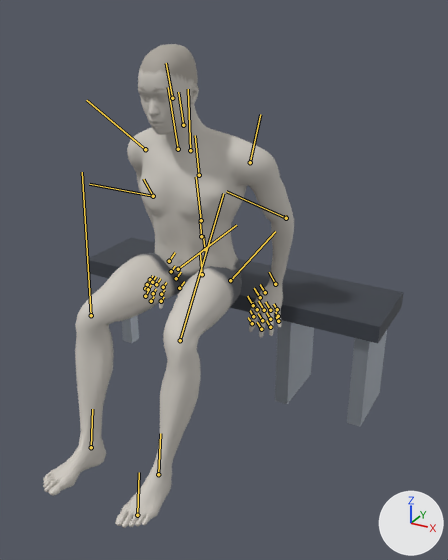
Renders of the glTF model exports/bench-dip.glb from each side of a commit.
Before and after are seen from a camera (50 mm lens) standing at (1.09, -1.91, 1.45) and looking at (0.16, -0.22, 0.61). Lighting does not change. The marker at lower right points along +X, +Y and +Z. The first picture is the older version. Both versions are drawn at frame 16 of the action 'bench-dip'; the numbers are the values there. The bones that change, and the others that lie on the model, are drawn over the model as lines.
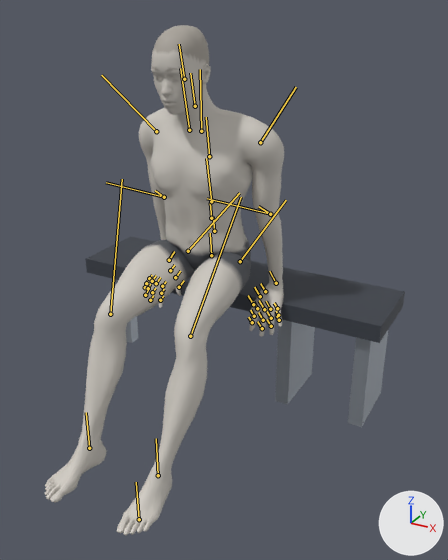
ob_props is not drawn itself; it is the parent of ob_bench.

Location of each change, (x1, y1, x2, y2) in pixels of the pictures (448 x 560 px):
```json
{"object": "Mesh_0", "change": "posed", "before": [43, 44, 294, 528], "after": [45, 25, 284, 536]}
{"object": "Mesh_1", "change": "posed", "before": [267, 271, 403, 343], "after": [268, 271, 405, 343]}
{"object": "Mesh_4", "change": "posed", "before": [86, 238, 299, 315], "after": [86, 237, 300, 315]}
{"object": "Mesh_2", "change": "posed", "before": [275, 320, 314, 404], "after": [275, 320, 315, 405]}
{"object": "Mesh_3", "change": "posed", "before": [347, 330, 387, 427], "after": [348, 331, 388, 427]}
{"object": "Mesh_5", "change": "posed", "before": [122, 315, 139, 343], "after": [126, 316, 138, 343]}
{"bone": "pelvis", "before": "(202, 274) to (200, 252)", "after": "(211, 255) to (210, 233)"}
{"bone": "upperarm_l", "before": "(250, 162) to (260, 114)", "after": "(260, 142) to (296, 87)"}
{"bone": "lowerarm_l", "before": "(286, 218) to (285, 215)", "after": "(270, 214) to (258, 206)"}
{"bone": "hand_l", "before": "(275, 284) to (269, 272)", "after": "(276, 283) to (269, 271)"}
{"bone": "upperarm_r", "before": "(145, 149) to (86, 100)", "after": "(156, 131) to (101, 75)"}
{"bone": "lowerarm_r", "before": "(153, 196) to (89, 184)", "after": "(164, 197) to (106, 182)"}
{"bone": "hand_r", "before": "(169, 261) to (175, 252)", "after": "(169, 260) to (174, 251)"}
{"bone": "thigh_l", "before": "(230, 280) to (275, 231)", "after": "(240, 261) to (286, 200)"}
{"bone": "calf_l", "before": "(180, 340) to (223, 193)", "after": "(190, 336) to (241, 197)"}
{"bone": "foot_l", "before": "(158, 474) to (160, 433)", "after": "(158, 475) to (156, 438)"}
{"bone": "thigh_r", "before": "(178, 269) to (236, 225)", "after": "(188, 251) to (239, 193)"}
{"bone": "calf_r", "before": "(91, 315) to (82, 172)", "after": "(110, 314) to (122, 179)"}
{"bone": "foot_r", "before": "(91, 447) to (92, 409)", "after": "(89, 448) to (86, 412)"}
```

Edits to the scene script, one JSON object a line:
```json
{"block": "bone_pelvis", "where": "bone_pelvis = bpy.data.objects['Body'].pose.bones['pelvis']  # child of 'Root'"}
{"op": "set", "path": "bone_pelvis.location", "old": "(0.097, -0.428, 0.0)", "new": "(0.024, -0.378, 0.0)"}
{"block": "bone_upperarm_l", "where": "bone_upperarm_l = bpy.data.objects['Body'].pose.bones['upperarm_l']  # child of 'clavicle_l'"}
{"op": "set", "path": "bone_upperarm_l.rotation_quaternion", "old": "(0.924, -0.161, -0.187, -0.291)", "new": "(0.915, -0.276, -0.259, -0.141)", "note": "degrees (-12, -26, -32) -> degrees (-31, -33, -8)"}
{"block": "bone_lowerarm_l", "where": "bone_lowerarm_l = bpy.data.objects['Body'].pose.bones['lowerarm_l']  # child of 'upperarm_l'"}
{"op": "set", "path": "bone_lowerarm_l.rotation_quaternion", "old": "(0.972, -0.061, -0.08, -0.213)", "new": "(0.922, 0.041, 0.126, -0.363)", "note": "degrees (-5, -10, -24) -> degrees (-1, 15, -43)"}
{"block": "bone_hand_l", "where": "bone_hand_l = bpy.data.objects['Body'].pose.bones['hand_l']  # child of 'lowerarm_l'"}
{"op": "set", "path": "bone_hand_l.rotation_quaternion", "old": "(0.726, 0.669, -0.041, 0.153)", "new": "(0.754, 0.613, -0.087, 0.221)", "note": "degrees (84, -15, 10) -> degrees (75, -24, 14)"}
{"block": "bone_upperarm_r", "where": "bone_upperarm_r = bpy.data.objects['Body'].pose.bones['upperarm_r']  # child of 'clavicle_r'"}
{"op": "set", "path": "bone_upperarm_r.rotation_quaternion", "old": "(0.924, 0.161, 0.187, -0.291)", "new": "(0.915, 0.276, 0.259, -0.141)", "note": "degrees (12, 26, -32) -> degrees (31, 33, -8)"}
{"block": "bone_lowerarm_r", "where": "bone_lowerarm_r = bpy.data.objects['Body'].pose.bones['lowerarm_r']  # child of 'upperarm_r'"}
{"op": "set", "path": "bone_lowerarm_r.rotation_quaternion", "old": "(0.972, 0.061, 0.08, -0.213)", "new": "(0.922, -0.041, -0.126, -0.363)", "note": "degrees (5, 10, -24) -> degrees (1, -15, -43)"}
{"block": "bone_hand_r", "where": "bone_hand_r = bpy.data.objects['Body'].pose.bones['hand_r']  # child of 'lowerarm_r'"}
{"op": "set", "path": "bone_hand_r.rotation_quaternion", "old": "(-0.726, 0.669, -0.041, -0.153)", "new": "(-0.754, 0.613, -0.087, -0.221)", "note": "degrees (-84, 15, 10) -> degrees (-75, 24, 14)"}
{"block": "bone_thigh_l", "where": "bone_thigh_l = bpy.data.objects['Body'].pose.bones['thigh_l']  # child of 'pelvis'"}
{"op": "set", "path": "bone_thigh_l.rotation_quaternion", "old": "(0.706, -0.008, 0.041, 0.707)", "new": "(0.764, -0.037, 0.052, 0.643)", "note": "degrees (3, 4, 90) -> degrees (1, 7, 80)"}
{"block": "bone_calf_l", "where": "bone_calf_l = bpy.data.objects['Body'].pose.bones['calf_l']  # child of 'thigh_l'"}
{"op": "set", "path": "bone_calf_l.rotation_quaternion", "old": "(0.819, -0.033, 0.074, -0.568)", "new": "(0.912, -0.016, 0.044, -0.407)", "note": "degrees (-8, 5, -70) -> degrees (-4, 4, -48)"}
{"block": "bone_foot_l", "where": "bone_foot_l = bpy.data.objects['Body'].pose.bones['foot_l']  # child of 'calf_l'"}
{"op": "set", "path": "bone_foot_l.rotation_quaternion", "old": "(0.993, 0.106, -0.036, -0.037)", "new": "(0.971, 0.1, -0.026, -0.215)", "note": "degrees (12, -4, -5) -> degrees (12, 0, -25)"}
{"block": "bone_thigh_r", "where": "bone_thigh_r = bpy.data.objects['Body'].pose.bones['thigh_r']  # child of 'pelvis'"}
{"op": "set", "path": "bone_thigh_r.rotation_quaternion", "old": "(0.706, 0.008, -0.041, 0.707)", "new": "(0.764, 0.037, -0.052, 0.643)", "note": "degrees (-3, -4, 90) -> degrees (-1, -7, 80)"}
{"block": "bone_calf_r", "where": "bone_calf_r = bpy.data.objects['Body'].pose.bones['calf_r']  # child of 'thigh_r'"}
{"op": "set", "path": "bone_calf_r.rotation_quaternion", "old": "(0.819, 0.033, -0.074, -0.568)", "new": "(0.912, 0.016, -0.044, -0.407)", "note": "degrees (8, -5, -70) -> degrees (4, -4, -48)"}
{"block": "bone_foot_r", "where": "bone_foot_r = bpy.data.objects['Body'].pose.bones['foot_r']  # child of 'calf_r'"}
{"op": "set", "path": "bone_foot_r.rotation_quaternion", "old": "(0.993, -0.106, 0.036, -0.037)", "new": "(0.971, -0.1, 0.026, -0.215)", "note": "degrees (-12, 4, -5) -> degrees (-12, 0, -25)"}
```
